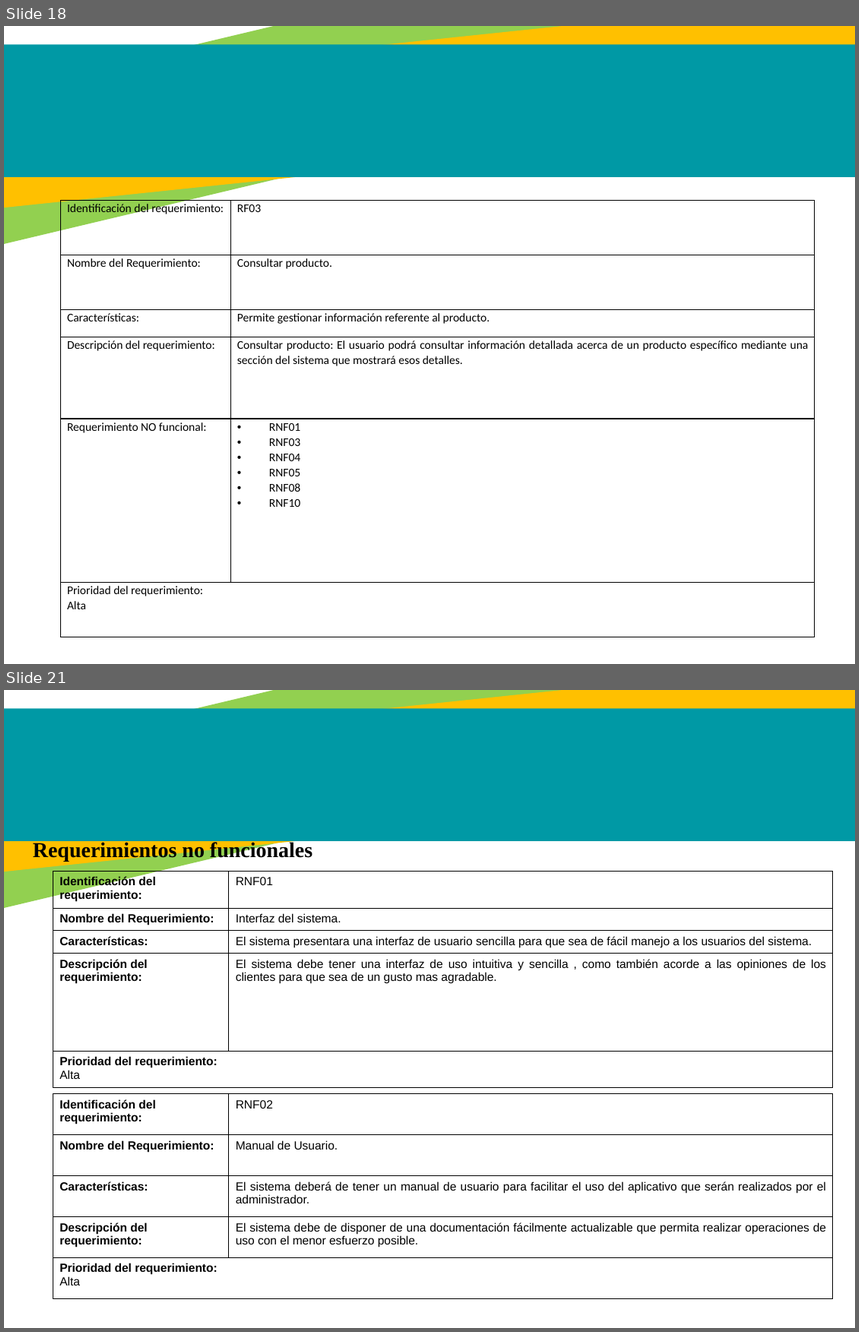
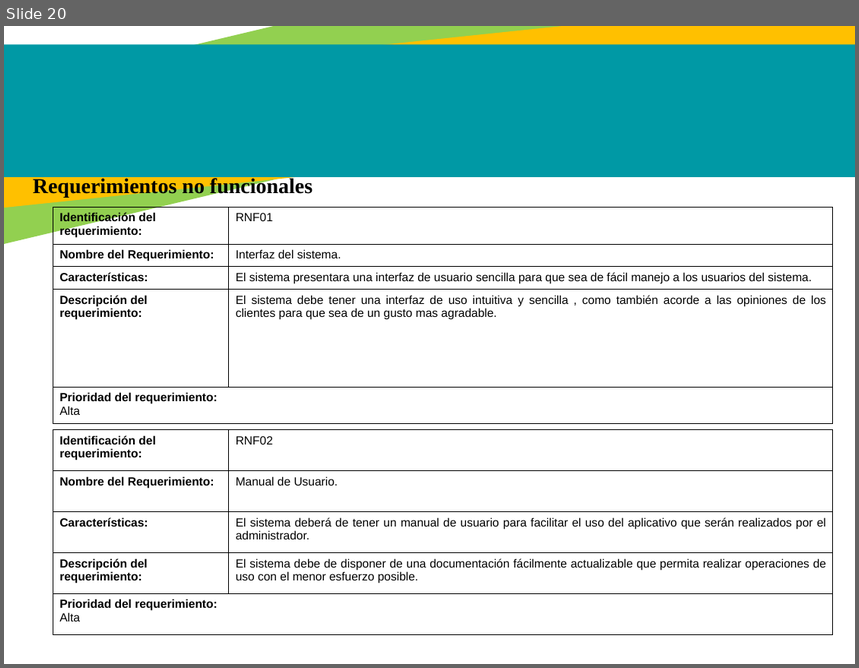
Before and after one commit to jackas779/proyecto, a slide deck: Presentación - Proyecto.pptx. Shown one above the other, each under a label of ours: slides 18 and 21 before the commit, slide 20 after it; the slides between them are not shown. The pictures are 859x1332 and 859x668 pixels, drawn with LibreOffice and Linux fonts; fonts in the diff are those of the drawing. Boxes give left, top, right and bottom in pixels: in the first picture for what was removed or moved away, otherwise in the second. Text is boxed around its words. In the diff, an @@ line names an element or a change of style, - is before the commit and + after.

Commit message:
Se corrige requerimientos y casos de uso-1.9

```diff
--- a/Presentación - Proyecto.pptx
+++ b/Presentación - Proyecto.pptx
@@ slide 18 removed at (4,26,855,664), background #FFFFFF; not listed: 3 template elements that a slide beside it also shows @@
@@ table removed at (61,201,815,637), 6 rows, 2 columns @@
-Identificación del requerimiento: | RF03
-Nombre del Requerimiento: | Consultar producto.
-Características: | Permite gestionar información referente al producto.
-Descripción del requerimiento: | Consultar producto: El usuario podrá consultar información detallada acerca de un producto específico mediante una sección del sistema que mostrará esos detalles.
-Requerimiento NO funcional: | RNF01 / RNF03 / RNF04 / RNF05 / RNF08 / RNF10
-Prioridad del requerimiento: / Alta | 
@@ what was slide 21 is now slide 20 @@
```
Also in this commit, not shown: 7 slides changed, 2 slides added, 2 other slides removed, 3 other files.
